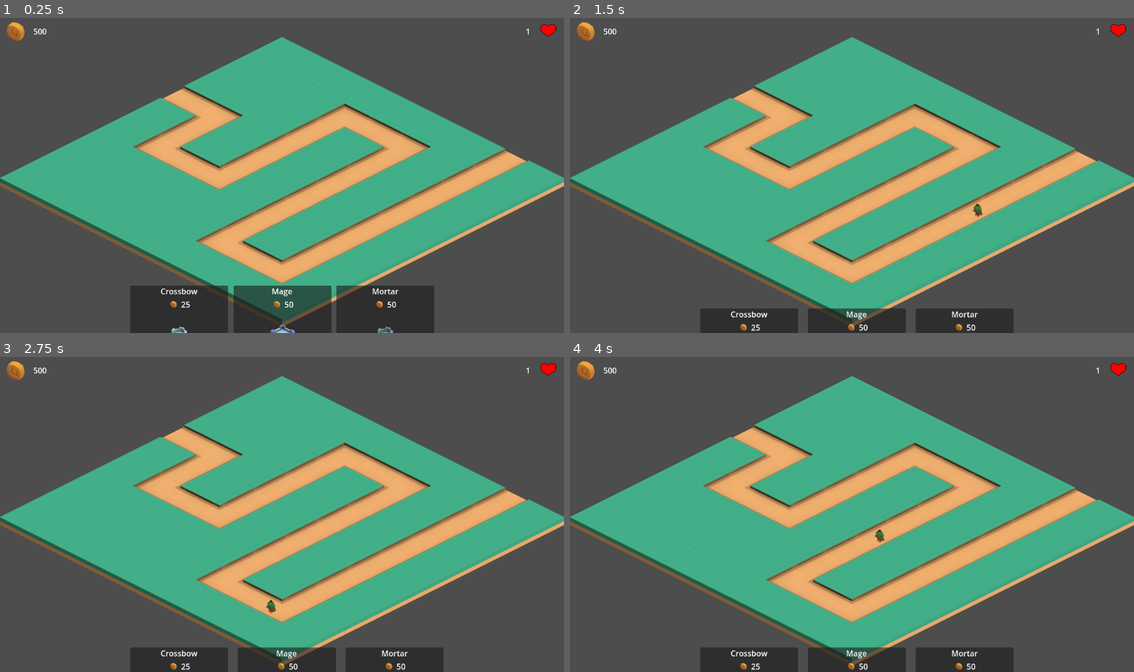
Above: before the commit, frames 1-4 (two rows, left to right).
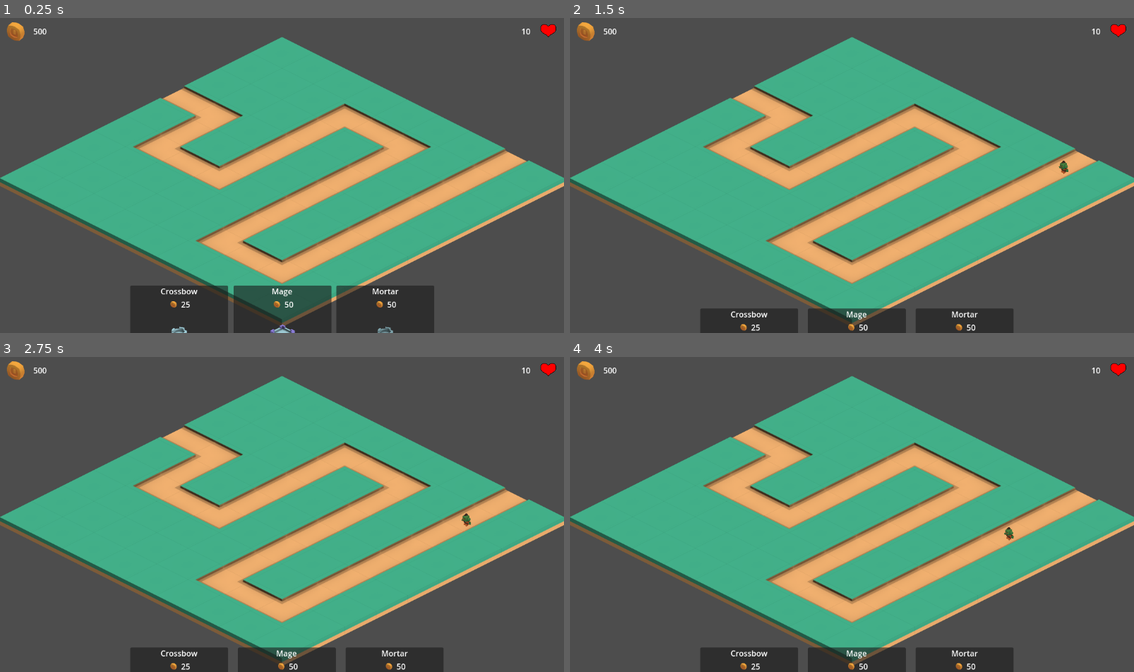
Above: after the commit, the same moments.

Repository: Robert-Riordan-UCD/GameDevJourney
Game: Godot game, scene res://Levels/Level1.tscn
The game is run twice, just before and just after one commit, with the same random seed, the same clock (stepped at 60 frames per second) and the same inputs.
Inputs (mouse positions are in pixels of both pictures, inside the frame that each line leads up to):
- Up to frame 1 (0.25 s): no input
- Up to frame 2 (1.5 s): move the mouse to (976, 159) at 0.52 s; press the mouse at (976, 159) at 0.53 s; move the mouse to (739, 191) at 1.27 s; release the mouse at (739, 191) at 1.28 s; click (739, 191) at 1.35 s
- Up to frame 3 (2.75 s): move the mouse to (338, 445) at 2.02 s; press the mouse at (338, 445) at 2.03 s
- Up to frame 4 (4 s): move the mouse to (823, 577) at 2.77 s; release the mouse at (823, 577) at 2.78 s; click (823, 577) at 2.85 s; move the mouse to (1021, 561) at 3.52 s; press the mouse at (1021, 561) at 3.53 s

The runs differ from the first frame. In frame 1, less than 0.1% of the frame differs, in the area x 92-94%, y 3-6%; in frame 2, 0.1%; in frame 3, 0.1%; in frame 4, 0.1%, in the area x 54-94%, y 3-59%.

Commit message:
Added game over and level won pop ups

Diff:
--- a/Isometric_Tower_Defense/Enemies/EnemyManager.gd
+++ b/Isometric_Tower_Defense/Enemies/EnemyManager.gd
@@ -2,6 +2,9 @@
 
 signal enemy_reached_end(damage)
 signal enemy_died(gold)
+signal all_enemies_defeated
+
+@onready var all_enemies_spawned: bool = false
 
 func _on_spawn_point_enemy_spawned(enemy: Enemy, pos: Vector2) -> void:
 	add_child(enemy)
@@ -11,6 +14,19 @@
 
 func _reached_end(damage: int) -> void:
 	enemy_reached_end.emit(damage)
+	check_win()
 
 func _enemy_died(gold: int) -> void:
 	enemy_died.emit(gold)
+	check_win()
+
+func _on_spawn_point_all_enemies_spawned():
+	all_enemies_spawned = true
+
+func check_win():
+	await get_tree().process_frame
+	if !all_enemies_spawned: return
+	for c in get_children():
+		if c is Enemy:
+			return
+	all_enemies_defeated.emit()
--- a/Isometric_Tower_Defense/Enemies/Orc.tscn
+++ b/Isometric_Tower_Defense/Enemies/Orc.tscn
@@ -11,7 +11,6 @@
 
 [node name="Orc" type="Area2D"]
 script = ExtResource("1_udqcm")
-speed = 250.0
 
 [node name="Screen" type="Sprite2D" parent="."]
 texture = SubResource("ViewportTexture_8sppl")
--- a/Isometric_Tower_Defense/Enemies/Spawner.gd
+++ b/Isometric_Tower_Defense/Enemies/Spawner.gd
@@ -1,6 +1,7 @@
 extends Node2D
 
 signal enemy_spawned(enemy, position)
+signal all_enemies_spawned
 
 @export var path : Node2D
 
@@ -37,6 +38,8 @@
 		wave_units.pop_front()
 		if len(wave_units) > 0:
 			wave_timer.start()
+		else:
+			all_enemies_spawned.emit()
 
 func _on_wave_timer_timeout():
 	unit_timer.start()
--- /dev/null
+++ b/Isometric_Tower_Defense/GUI/LevelWonPopup.gd
@@ -0,0 +1,13 @@
+extends PopupPanel
+
+func display() -> void:
+	if visible: return
+	var popup_size = get_size()
+	var screen_center = DisplayServer.window_get_size()/2
+	popup(Rect2i(screen_center.x-popup_size.x/2, screen_center.y-popup_size.y/2, popup_size.x, popup_size.y))
+
+func _on_next_level_button_pressed():
+	$VBoxContainer/NextLevelButton.text = "Time for me to add more levels ..."
+
+func _on_menu_button_pressed():
+	$VBoxContainer/MenuButton.text = "Woops!\nThere's no menu yet."
--- a/Isometric_Tower_Defense/Levels/Level1.tscn
+++ b/Isometric_Tower_Defense/Levels/Level1.tscn
@@ -11,10 +11,10 @@
 [ext_resource type="PackedScene" uid="uid://mst7r7t0j2es" path="res://Towers/MageTower.tscn" id="9_7rlog"]
 [ext_resource type="PackedScene" uid="uid://c0tautgj7cheu" path="res://Towers/MortarTower.tscn" id="10_pjcmg"]
 [ext_resource type="Script" path="res://GUI/GameOverPopup.gd" id="11_0f11k"]
+[ext_resource type="Script" path="res://GUI/LevelWonPopup.gd" id="11_nbt1h"]
 
 [node name="Level1" type="Node2D"]
 script = ExtResource("1_hwvo5")
-health = 1
 
 [node name="GroundTileMap" parent="." instance=ExtResource("1_2bn0o")]
 layer_0/tile_data = PackedInt32Array(655360, 65546, 4, 524289, 65546, 4, 589824, 65546, 4, 655361, 65546, 4, 720896, 65 …(1381 unchanged characters)…
@@ -116,6 +116,29 @@
 tower = ExtResource("10_pjcmg")
 separation = 20
 
+[node name="LevelWonPopup" type="PopupPanel" parent="CanvasLayer"]
+size = Vector2i(139, 104)
+script = ExtResource("11_nbt1h")
+
+[node name="VBoxContainer" type="VBoxContainer" parent="CanvasLayer/LevelWonPopup"]
+offset_left = 4.0
+offset_top = 4.0
+offset_right = 135.0
+offset_bottom = 100.0
+
+[node name="Label" type="Label" parent="CanvasLayer/LevelWonPopup/VBoxContainer"]
+layout_mode = 2
+text = "You Won!"
+horizontal_alignment = 1
+
+[node name="NextLevelButton" type="Button" parent="CanvasLayer/LevelWonPopup/VBoxContainer"]
+layout_mode = 2
+text = "Next"
+
+[node name="MenuButton" type="Button" parent="CanvasLayer/LevelWonPopup/VBoxContainer"]
+layout_mode = 2
+text = "Main Menu"
+
 [node name="GameOverPopup" type="PopupPanel" parent="CanvasLayer"]
 size = Vector2i(139, 104)
 script = ExtResource("11_0f11k")
@@ -139,13 +162,17 @@
 layout_mode = 2
 text = "Main Menu"
 
+[connection signal="all_enemies_defeated" from="Enemies" to="." method="_on_enemies_all_enemies_defeated"]
 [connection signal="enemy_died" from="Enemies" to="." method="_on_enemies_enemy_died"]
 [connection signal="enemy_reached_end" from="Enemies" to="." method="_on_enemies_enemy_reached_end"]
+[connection signal="all_enemies_spawned" from="SpawnPoint" to="Enemies" method="_on_spawn_point_all_enemies_spawned"]
 [connection signal="enemy_spawned" from="SpawnPoint" to="Enemies" method="_on_spawn_point_enemy_spawned"]
 [connection signal="timeout" from="SpawnPoint/UnitTimer" to="SpawnPoint" method="_on_unit_timer_timeout"]
 [connection signal="timeout" from="SpawnPoint/WaveTimer" to="SpawnPoint" method="_on_wave_timer_timeout"]
 [connection signal="tower_selected" from="CanvasLayer/TowerSelect/HBoxContainer/CrossbowSelect" to="TowerManager" method="_on_tower_selected"]
 [connection signal="tower_selected" from="CanvasLayer/TowerSelect/HBoxContainer/MageSelect" to="TowerManager" method="_on_tower_selected"]
 [connection signal="tower_selected" from="CanvasLayer/TowerSelect/HBoxContainer/MortarSelect" to="TowerManager" method="_on_tower_selected"]
+[connection signal="pressed" from="CanvasLayer/LevelWonPopup/VBoxContainer/NextLevelButton" to="CanvasLayer/LevelWonPopup" method="_on_next_level_button_pressed"]
+[connection signal="pressed" from="CanvasLayer/LevelWonPopup/VBoxContainer/MenuButton" to="CanvasLayer/LevelWonPopup" method="_on_menu_button_pressed"]
 [connection signal="pressed" from="CanvasLayer/GameOverPopup/VBoxContainer/RetryButton" to="CanvasLayer/GameOverPopup" method="_on_retry_button_pressed"]
 [connection signal="pressed" from="CanvasLayer/GameOverPopup/VBoxContainer/MenuButton" to="CanvasLayer/GameOverPopup" method="_on_menu_button_pressed"]
--- a/Isometric_Tower_Defense/Levels/LevelManager.gd
+++ b/Isometric_Tower_Defense/Levels/LevelManager.gd
@@ -31,3 +31,7 @@
 
 func game_over() -> void:
 	$CanvasLayer/GameOverPopup.display()
+
+func _on_enemies_all_enemies_defeated():
+	if health <= 0: return
+	$CanvasLayer/LevelWonPopup.display()
Not shown: 1 places in Isometric_Tower_Defense/Levels/Level1.tscn that only renumber resources
